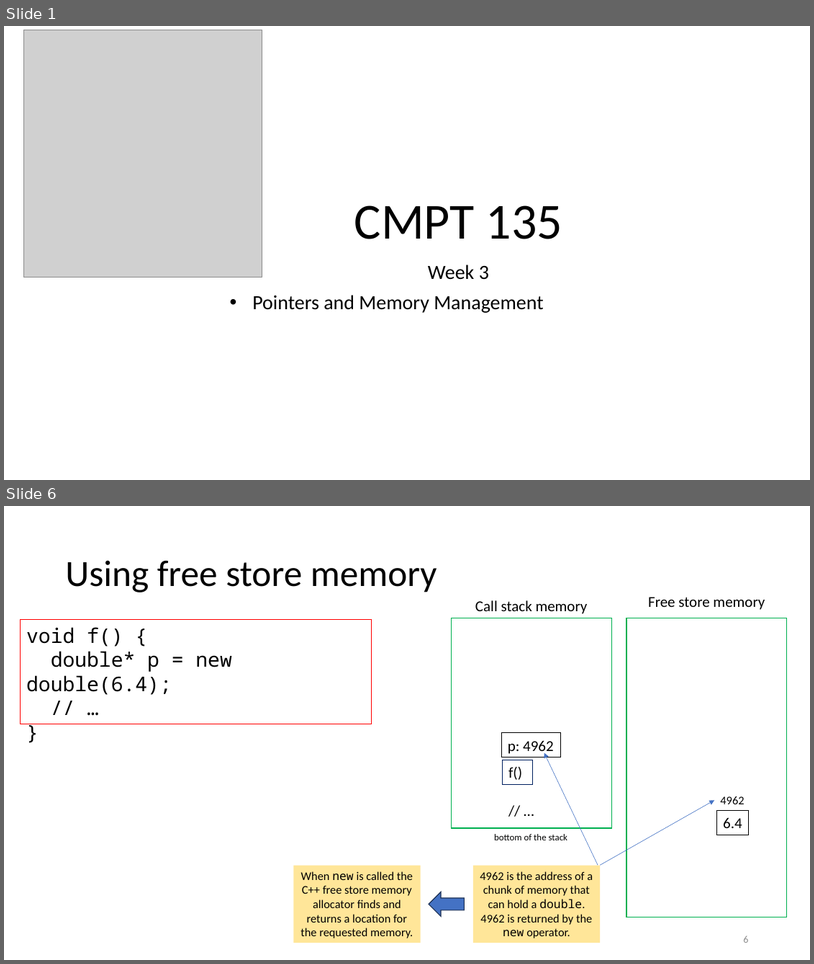
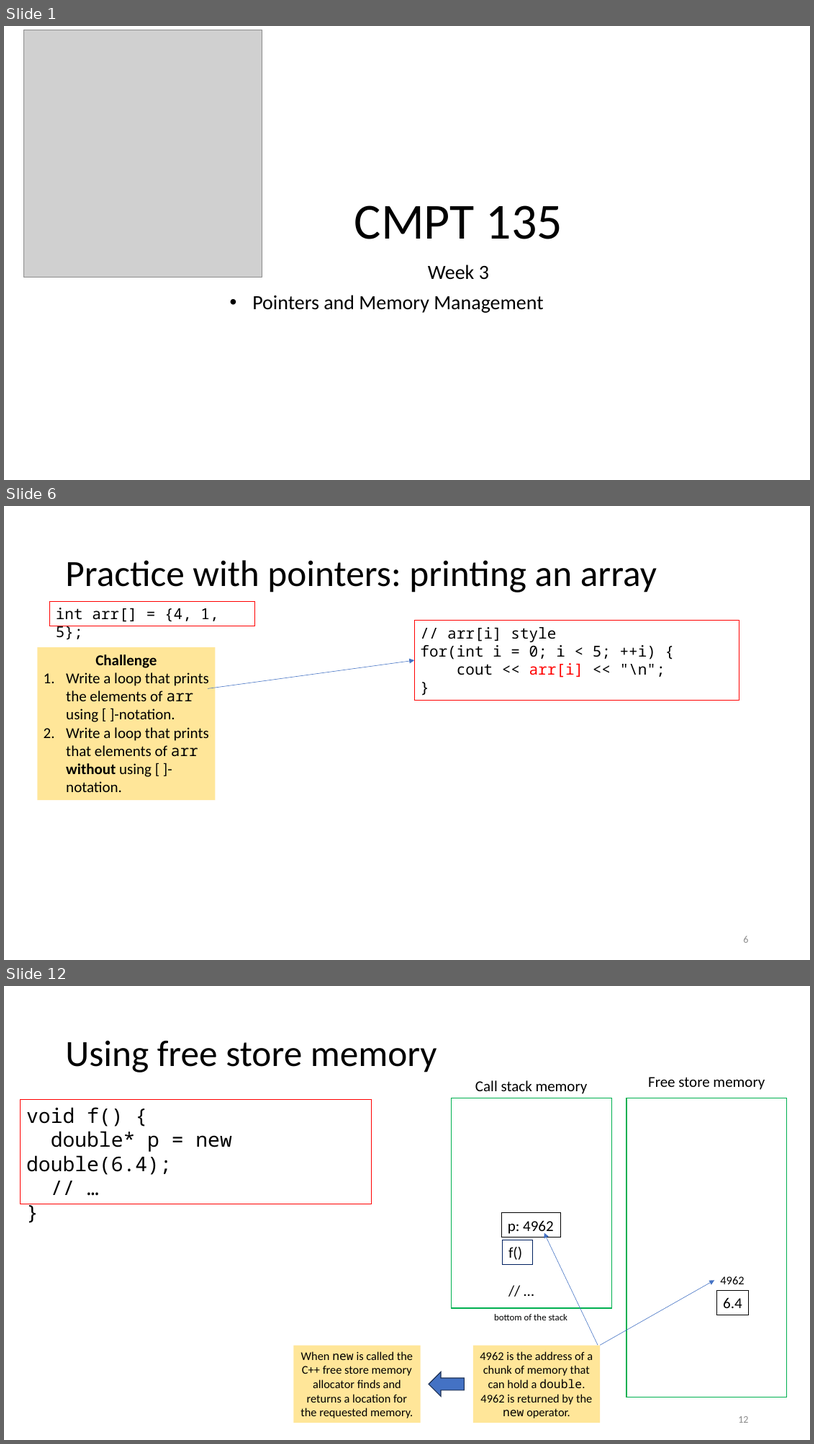
Before and after one commit to tjd1234/cmpt135spring2024, a slide deck: sample_code/week3/week3_cmpt135.pptx. Shown one above the other, each under a label of ours: slides 1 and 6 before the commit, slides 1, 6 and 12 after it; the slides between them are not shown. The pictures are 814x964 and 814x1444 pixels, drawn with LibreOffice and Linux fonts; fonts in the diff are those of the drawing; grey boxes stand for pictures. Boxes give left, top, right and bottom in pixels: in the first picture for what was removed or moved away, otherwise in the second. Text is boxed around its words. In the diff, an @@ line names an element or a change of style, - is before the commit and + after.

```diff
--- a/sample_code/week3/week3_cmpt135.pptx
+++ b/sample_code/week3/week3_cmpt135.pptx
@@ slide 6 added at (4,506,810,960), background #FFFFFF @@
@@ title added at (65,560,657,592), 44 pt, text #000000 @@
+Practice with pointers: printing an array
@@ rectangle added at (50,602,255,626), outline #FF0000 0.75 pt, 18 pt, text #000000 @@
+int arr[] = {4, 1, 5};
@@ rectangle added at (415,620,740,700), outline #FF0000 0.75 pt, 18 pt, text #000000 @@
+// arr[i] style
+for(int i = 0; i < 5; ++i) {
+cout << arr[i] << "\n";
+}
@@ rectangle added at (37,647,215,800), fill #FFE699, 18 pt, text #000000 @@
+Challenge
+1. Write a loop that prints the elements of arr using [ ]-notation.
+2. Write a loop that prints that elements of arr without using [ ]-notation.
@@ arrow added from (208, 689) to (415, 660), #4472C4 0.5 pt @@
@@ page number added at (743,936,748,942), 12 pt, text #8C8C8C @@
+6
@@ what was slide 6 is now slide 12 @@
@@ page number at (738,1416,748,1422): text changed @@
-6
+12
```
Also in this commit, not shown: 9 slides changed, 5 other slides added, 3 other files.
